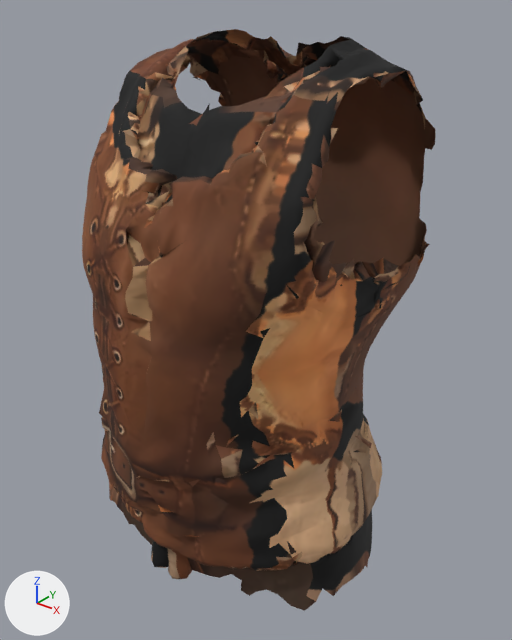
The glTF model assets/models/gear/base-male/leather_coat.glb, before and after one commit.
Before and after are seen from a camera (50 mm lens) standing at (0.568, -0.661, 1.612) and looking at (0.022, 0.022, 1.189). The lights are fixed; the arrows at lower left show +X, +Y and +Z. The picture after the commit comes second. Where no turn or scale is listed for an object, it has been applied to the vertices. Vertices at exactly the same position are counted once.

Objects in the first picture: 'leather_coat'.
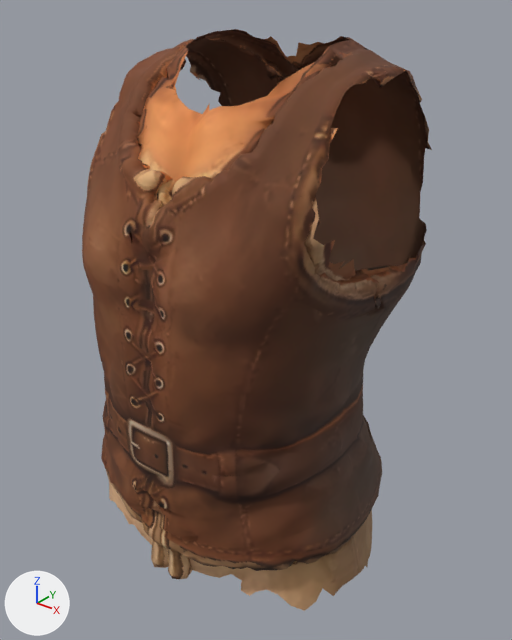
Scene script edits in JSON lines:
```json
{"block": "me_mesh_0_002", "where": "# used by ob_leather_coat; location = (0.0, 0.0, 0.0)"}
{"op": "remove", "block": "me_mesh_0_002", "code": "me_mesh_0_002.from_pydata(...)  # 4297 vertices, 8337 faces; spans x -0.224..0.226, y -0.181..0.202, z 0.844..1.549"}
{"op": "add", "block": "me_mesh_0_002", "code": "me_mesh_0_002.from_pydata(...)  # 4297 vertices, 8337 faces; spans x -0.224..0.226, y -0.18..0.202, z 0.844..1.549"}
{"block": "me_mesh_0_002", "change": "me_mesh_0_002 part 1: 459 of 4297 vertices moved; they spanned x -0.214..0.217, y -0.181..0.202, z 1.021..1.524 and now span x -0.212..0.211, y -0.169..0.201, z 1.021..1.521; mean shift (0.0, 0.002, -0.001); largest move (-0.183, -0.039, 1.32) -> (-0.177, -0.047, 1.312)"}
{"block": "me_mesh_0_002", "change": "me_mesh_0_002 part 2: 18 of 4297 vertices moved; they spanned x 0.074..0.195, y 0.04..0.154, z 1.023..1.04 and now span x 0.073..0.194, y 0.04..0.153, z 1.022..1.04; mean shift (-0.002, -0.002, -0.001); largest move (0.136, 0.134, 1.025) -> (0.132, 0.129, 1.023)"}
{"block": "me_mesh_0_002", "change": "me_mesh_0_002 part 3: texture (UV) coordinates of 8337 of 8337 faces, centred in x -0.223..0.225, y -0.18..0.202, z 0.846..1.547, changed; they spanned u 0.01..0.99, v 0.01..0.99 and now span u 0.01..0.99, v 0.01..0.99"}
{"block": "me_mesh_0_002", "change": "other edits to the shape of me_mesh_0_002 do not show in these pictures"}
```

Pixel boxes [x1, y1, x2, y2] of what changed, in the pictures (512 x 640 px; the box of a moved part takes in the faces that stretch with it):
```json
{"object": "leather_coat", "change": "reshaped, surface changed", "before": [82, 29, 436, 611], "after": [82, 29, 432, 611]}
{"part": 1, "of": "me_mesh_0_002", "change": "moved or reshaped", "before": [85, 36, 436, 491], "after": [85, 36, 429, 491]}
{"part": 2, "of": "me_mesh_0_002", "change": "moved or reshaped", "before": [353, 414, 372, 469], "after": [353, 415, 372, 469]}
{"part": 3, "of": "me_mesh_0_002", "change": "surface changed", "before": [82, 29, 432, 611], "after": [82, 29, 432, 611]}
```
